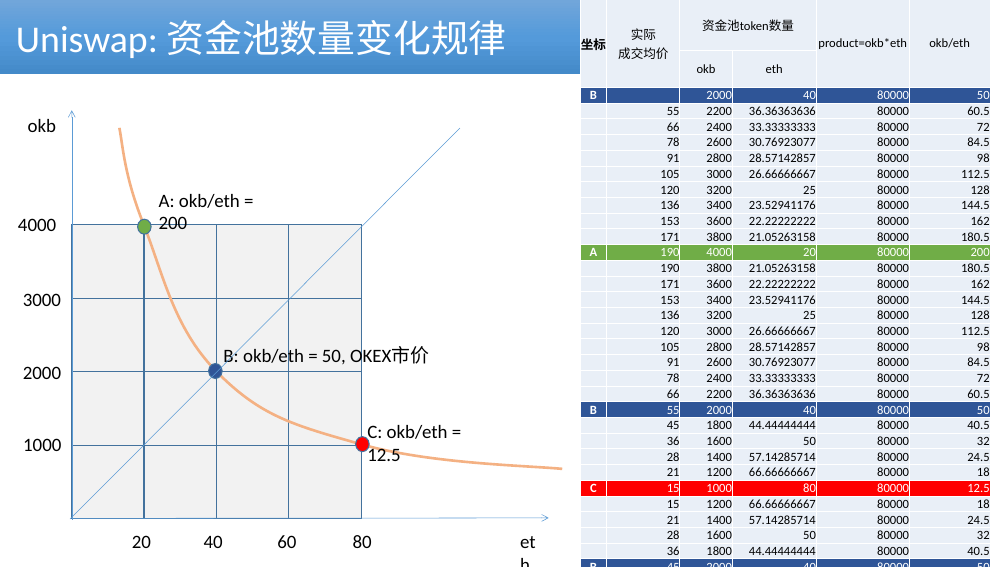
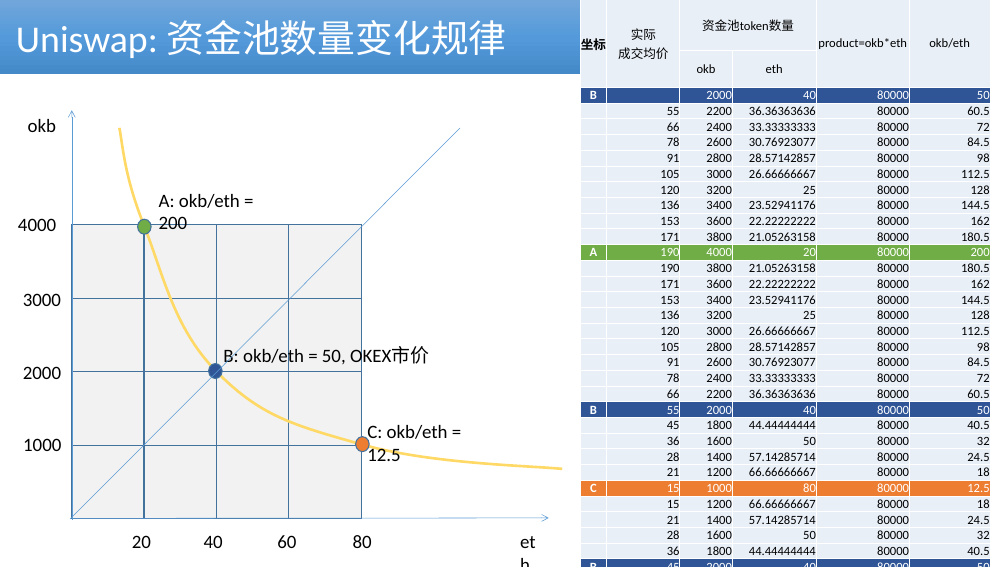
Before and after one commit to cmdpos/gaia, a slide deck: slide 18 of ppt/blockchain-dex.pptx. Drawn at 1008x567 pixels with LibreOffice and Linux fonts; fonts in the diff are those of the drawing. Boxes give left, top, right and bottom in pixels: in the first picture for what was removed or moved away, otherwise in the second. Text is boxed around its words. In the diff, an @@ line names an element or a change of style, - is before the commit and + after.

Commit message:
upd

```diff
--- a/ppt/blockchain-dex.pptx
+++ b/ppt/blockchain-dex.pptx
@@ table at (x1=580, y1=0, x2=990, y2=560) @@
@@ fill #FF0000 to #ED7D31 in row 28 @@
@@ freeform shape at (x1=119, y1=128, x2=563, y2=469): outline #F4B183 2.5 pt to #FFD966 2.5 pt @@
@@ ellipse at (x1=355, y1=437, x2=369, y2=452): fill #FF0000 to #ED7D31 @@
```
Also in this commit, not shown: 8 other slides changed.
